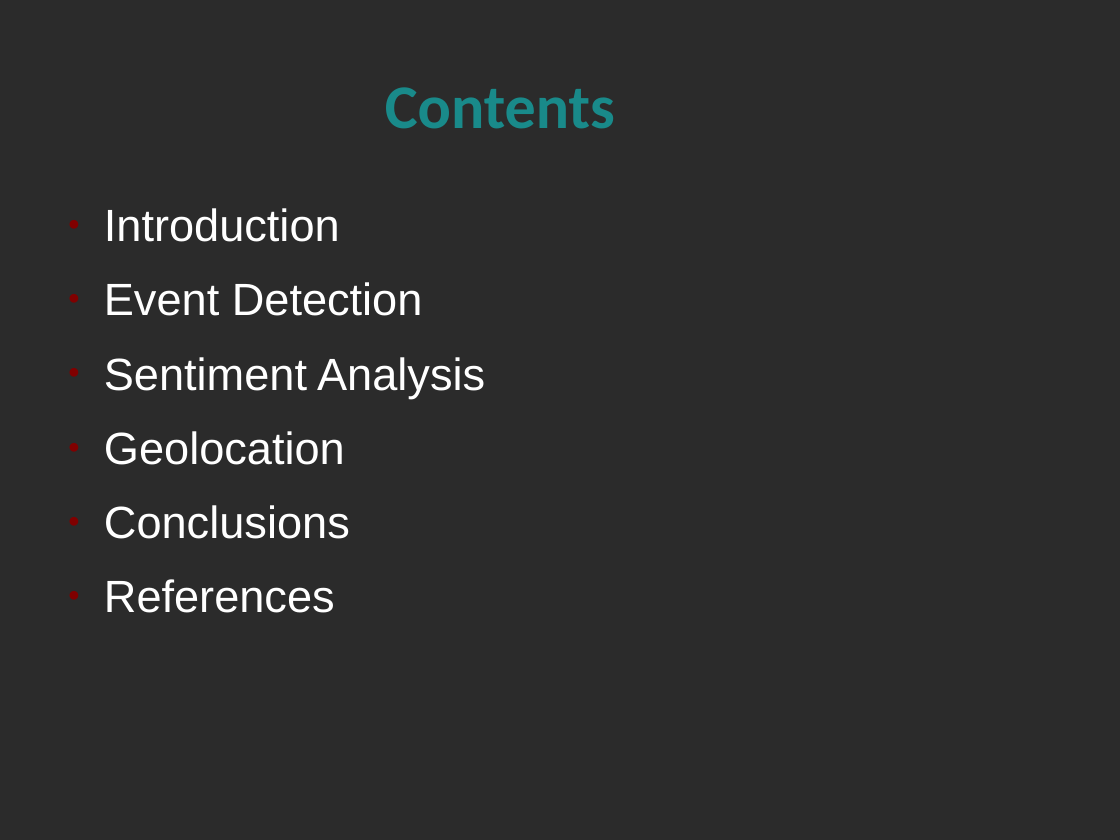
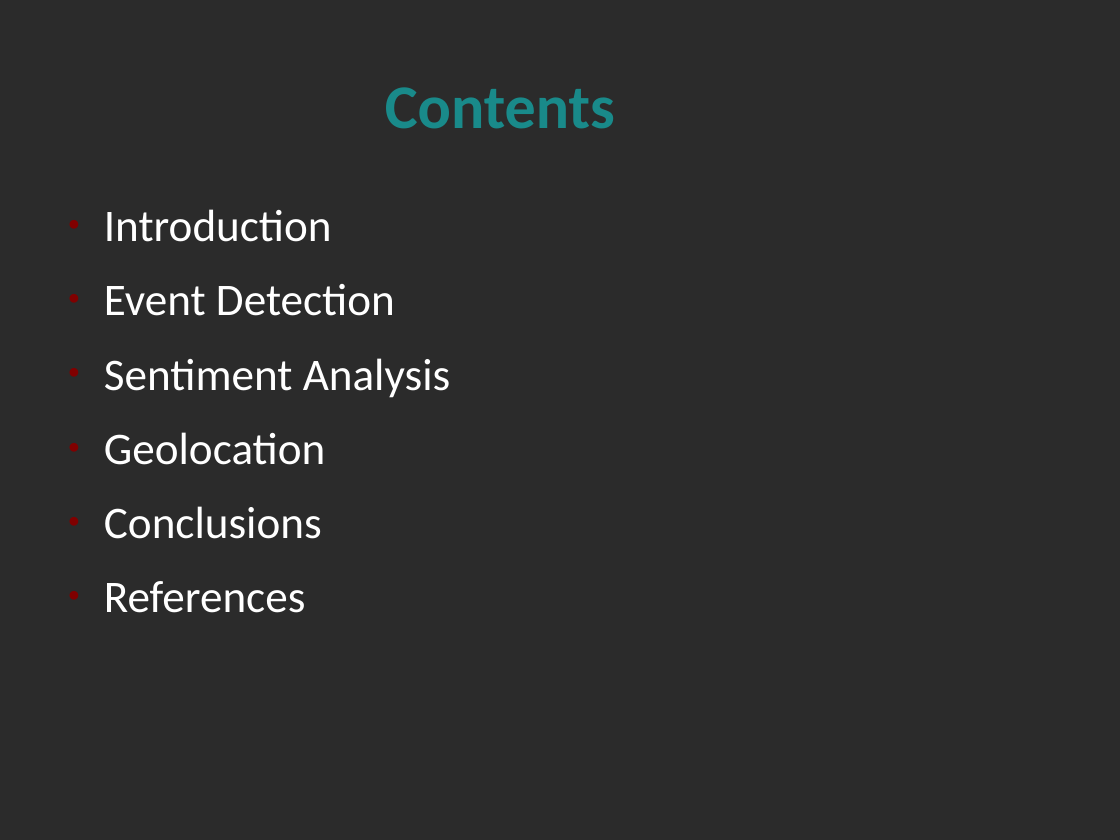
Before and after one commit to alextsil/twitter-topic-detection-and-analysis, a slide deck: slide 2 of parousiasi/presentation.odp. Drawn at 1120x840 pixels with LibreOffice and Linux fonts; fonts in the diff are those of the drawing; background and template pictures are left out; a plain dark background stands for a picture behind light text. Boxes give left, top, right and bottom in pixels: in the first picture for what was removed or moved away, otherwise in the second. Text is boxed around its words. In the diff, an @@ line names an element or a change of style, - is before the commit and + after.

```diff
--- a/parousiasi/presentation.odp
+++ b/parousiasi/presentation.odp
@@ text "Introduction" at (x1=104, y1=209, x2=450, y2=613): font Arial to Calibri @@
```
Also in this commit, not shown: 19 other slides changed.
